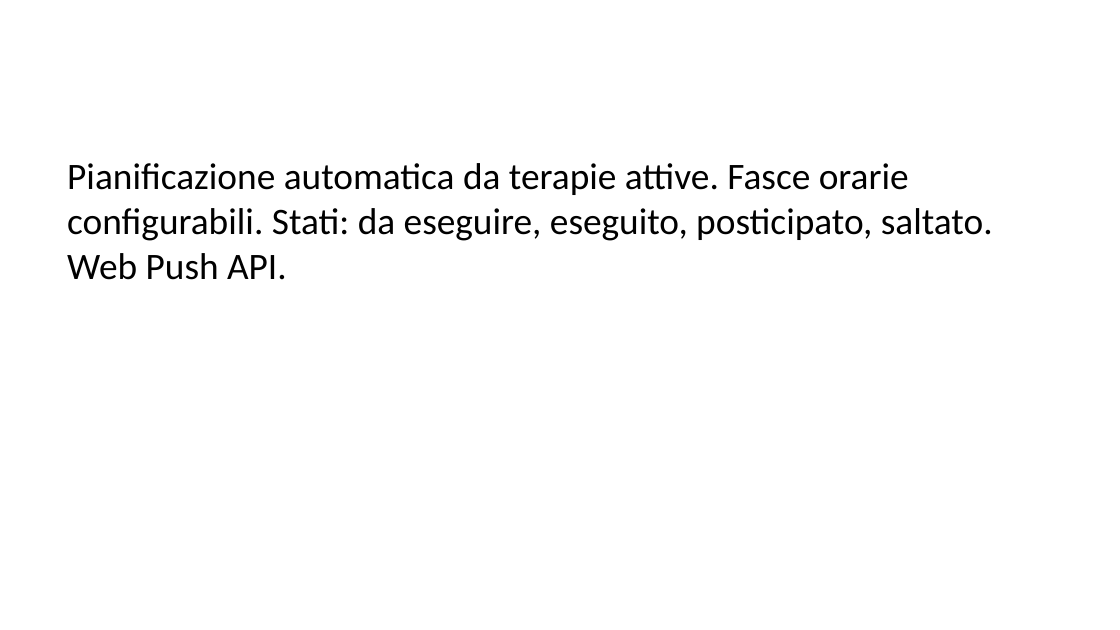
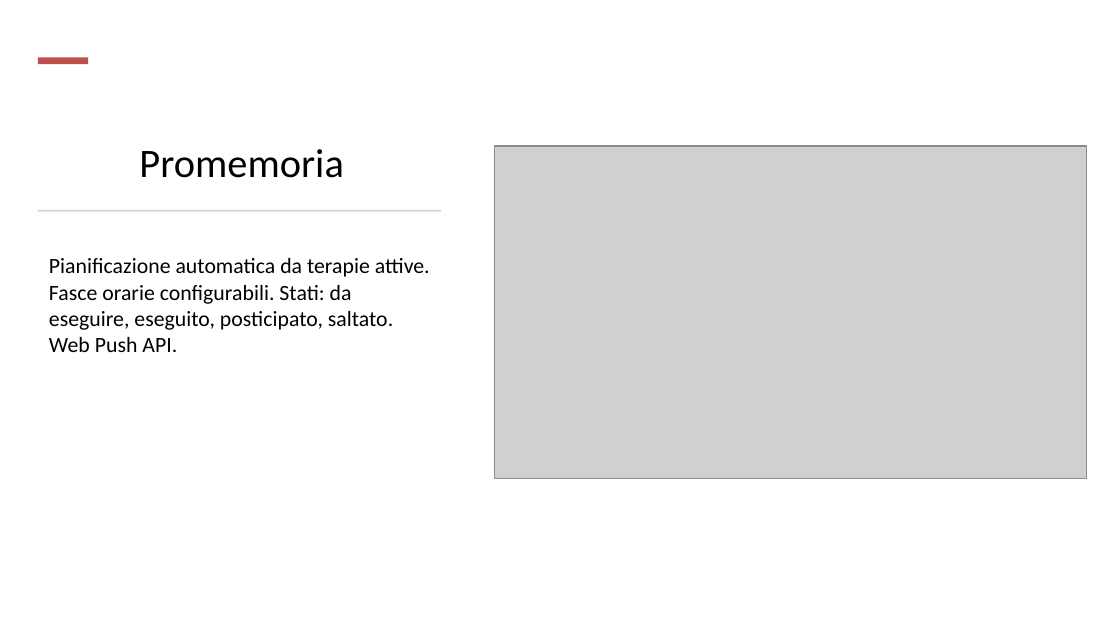
Before and after one commit to vgrazian/MediTrace, a slide deck: slide 8 of docs/presentation/medi-trace-editable.pptx (slide 15 before the commit). Drawn at 1120x630 pixels with LibreOffice and Linux fonts; fonts in the diff are those of the drawing; grey boxes stand for pictures. Boxes give left, top, right and bottom in pixels: in the first picture for what was removed or moved away, otherwise in the second. Text is boxed around its words. In the diff, an @@ line names an element or a change of style, - is before the commit and + after.

```diff
--- a/docs/presentation/medi-trace-editable.pptx
+++ b/docs/presentation/medi-trace-editable.pptx
@@ rectangle added at [38, 58, 88, 64], fill #C0504D @@
@@ title added at [139, 149, 343, 178], 26 pt, text #000000 @@
+Promemoria
@@ picture added at [495, 146, 1086, 478] @@
@@ rectangle added at [38, 209, 441, 211], fill #D5D5D5 @@
@@ text "Pianificazione automatica da terapie attive. ...": place and size @@
-text "Pianificazione automatica da terapie attive. ..." at [67, 163, 993, 280]
+text "Pianificazione automatica da terapie attive. ..." at [49, 258, 430, 352]
@@ text "Pianificazione automatica da terapie attive. ..." at [49, 258, 430, 352]: size 24 to 14 pt; less space between paragraphs @@
```
Also in this commit, not shown: 15 other slides changed, 1 slide added, 10 slides removed, 27 other files.
